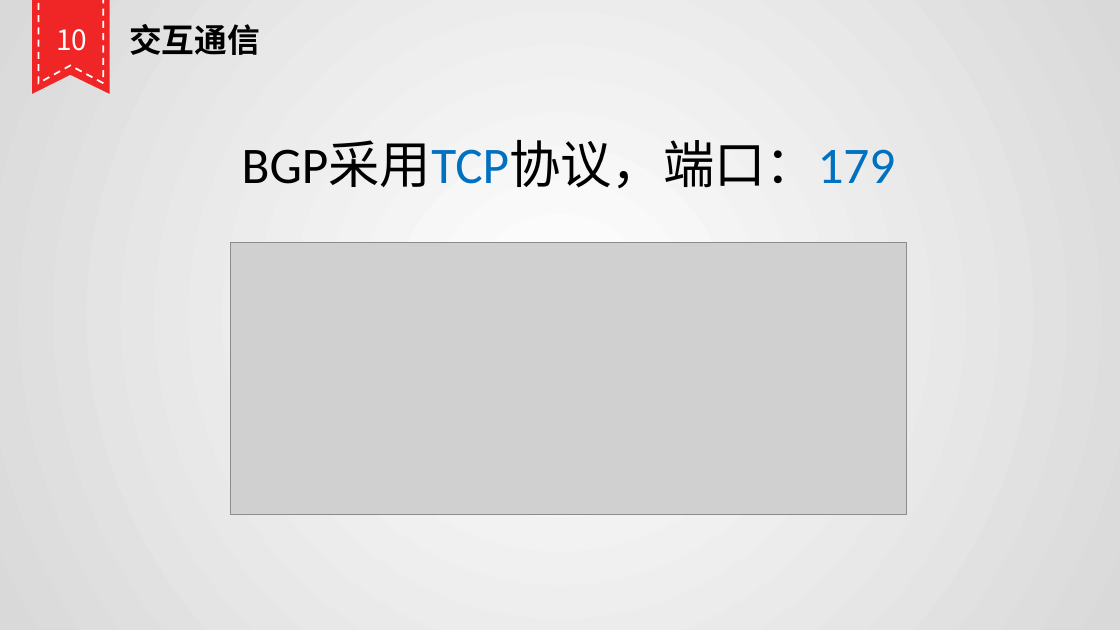
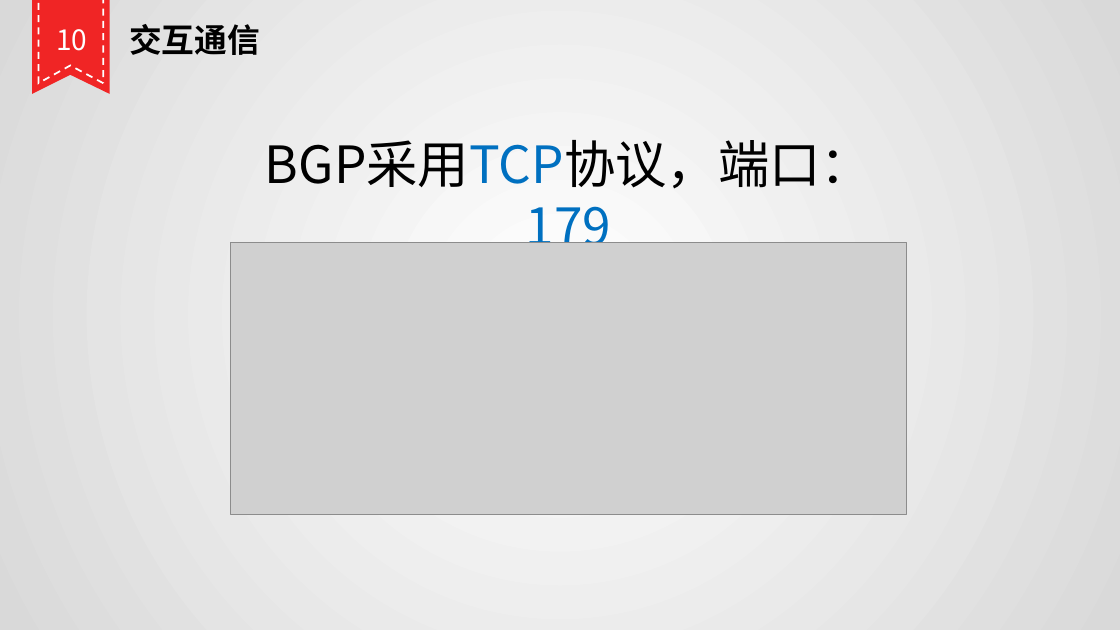
Before and after one commit to wanhl1990/bgp, a slide deck: slide 11 of BGP协议基础篇.pptx. Drawn at 1120x630 pixels with LibreOffice and Linux fonts; fonts in the diff are those of the drawing; grey boxes stand for pictures. Boxes give left, top, right and bottom in pixels: in the first picture for what was removed or moved away, otherwise in the second. Text is boxed around its words. In the diff, an @@ line names an element or a change of style, - is before the commit and + after.

```diff
--- a/BGP协议基础篇.pptx
+++ b/BGP协议基础篇.pptx
@@ text "BGP采用TCP协议，端口：179": place and size @@
-text "BGP采用TCP协议，端口：179" at (242, 141, 896, 189)
+text "BGP采用TCP协议，端口：179" at (265, 140, 872, 258)
@@ text "BGP采用TCP协议，端口：179" at (265, 140, 872, 258): font Calibri to Noto Sans CJK JP @@
```
Also in this commit, not shown: 4 other slides changed, 4 slides added, 13 slides removed.
